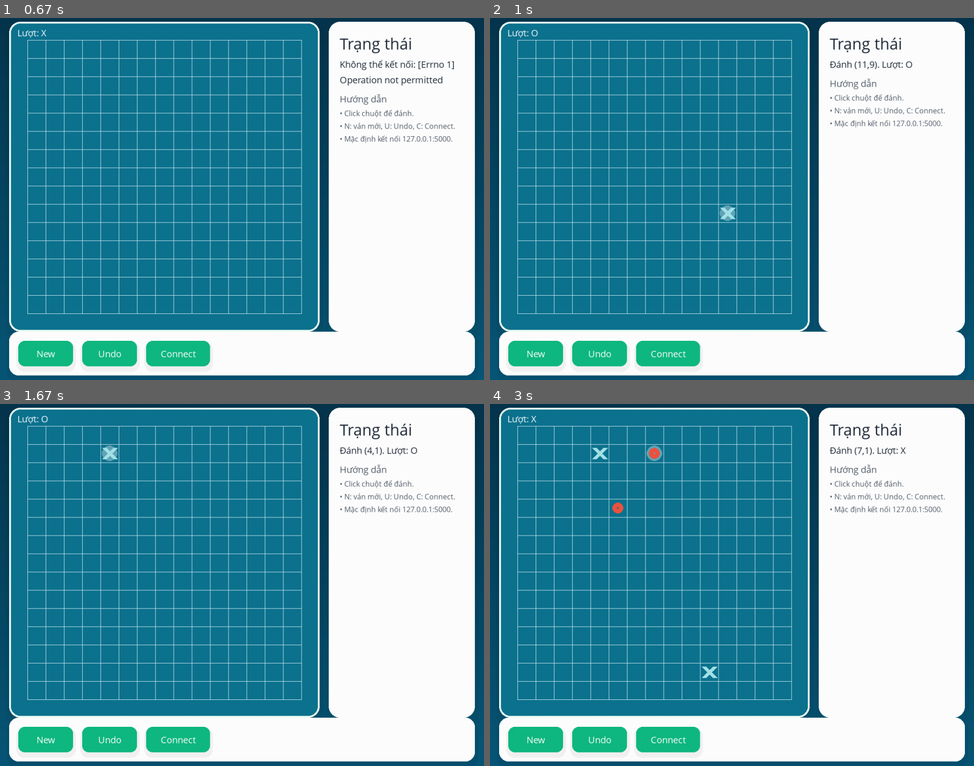
Above: before the commit, frames 1-4 (two rows, left to right).
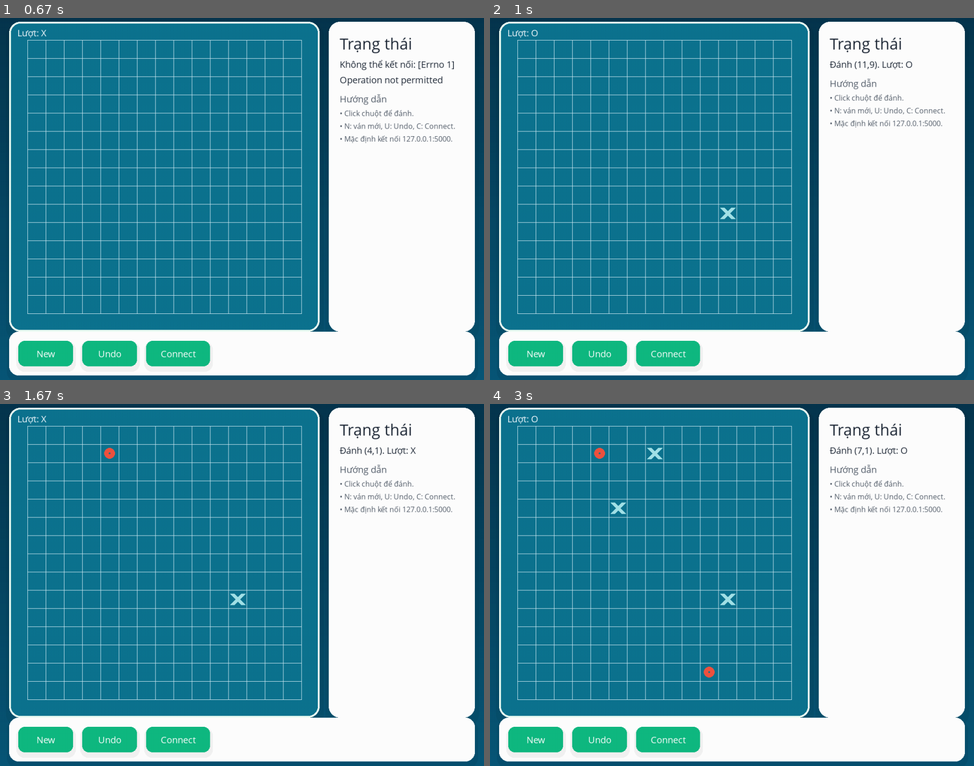
Above: after the commit, the same moments.

Repository: SilviaNguyen/CaroGame---Lap-Trinh-Mang-
Game: pygame game, started from client_pygame.py
The game is run twice, just before and just after one commit, with the same random seed, the same clock (stepped at 60 frames per second) and the same inputs.
Inputs (mouse positions are in pixels of both pictures, inside the frame that each line leads up to):
- Up to frame 1 (0.67 s): tap C at 0.33 s
- Up to frame 2 (1 s): click (736, 220) at 0.72 s
- Up to frame 3 (1.67 s): tap U at 1 s; click (116, 447) at 1.38 s
- Up to frame 4 (3 s): click (615, 508) at 1.72 s; click (707, 679) at 2.05 s; click (915, 718) at 2.38 s; click (654, 461) at 2.72 s

Frame 1 is identical in both runs. In frame 2, less than 0.1% of the frame differs, in the area x 47-51%, y 51-57%; in frame 3, 0.2%; in frame 4, 0.5%, in the area x 8-87%, y 3-76%.

Commit message:
update client/ux

Diff:
--- a/client_pygame.py
+++ b/client_pygame.py
@@ -1,8 +1,7 @@
-# -*- coding: utf-8 -*-
 import sys, os, socket, threading
-from dataclasses import dataclass
-from typing import Optional, Tuple, List
+from typing import Optional, Tuple
 import pygame
+from board import Board
 
 # ===================== Font helper (Unicode VN) =====================
 def _resolve_vn_font() -> Optional[str]:
@@ -21,157 +20,134 @@
         if os.path.exists(p): return p
     return None
 
-# ===================== Game logic (5-in-a-row) =====================
-@dataclass
-class Move:
-    x: int
-    y: int
-    player: str
-
-class Board:
-    def __init__(self, size: int = 15, win_len: int = 5):
-        if size < 3 or win_len < 3: raise ValueError("Invalid board parameters")
-        self.size=size; self.win_len=win_len
-        self.grid=[["" for _ in range(size)] for _ in range(size)]
-        self.turn="X"; self.moves: List[Move]=[]; self.winner: Optional[str]=None; self.win_line=None
-
-    def in_bounds(self,x,y): return 0<=x<self.size and 0<=y<self.size
-
-    def place(self,x,y):
-        if not self.in_bounds(x,y) or self.grid[y][x] or self.winner: return False
-        self.grid[y][x]=self.turn; self.moves.append(Move(x,y,self.turn))
-        win, line = self._check_win_with_line(x,y)
-        if win: self.winner=self.turn; self.win_line=line
-        else: self.turn="O" if self.turn=="X" else "X"
-        return True
-
-    def _line_dir(self,x,y,dx,dy):
-        me=self.grid[y][x]; pts=[(x,y)]
-        cx,cy=x+dx,y+dy
-        while 0<=cx<self.size and 0<=cy<self.size and self.grid[cy][cx]==me:
-            pts.append((cx,cy)); cx+=dx; cy+=dy
-        cx,cy=x-dx,y-dy
-        while 0<=cx<self.size and 0<=cy<self.size and self.grid[cy][cx]==me:
-            pts.insert(0,(cx,cy)); cx-=dx; cy-=dy
-        return pts
-
-    def _check_win_with_line(self,x,y):
-        for dx,dy in [(1,0),(0,1),(1,1),(1,-1)]:
-            pts=self._line_dir(x,y,dx,dy)
-            if len(pts)>=self.win_len: return True, pts[:self.win_len]
-        return False, None
-
-    def undo(self):
-        if not self.moves or self.winner: return False
-        last=self.moves.pop(); self.grid[last.y][last.x]=""; self.winner=None; self.win_line=None; self.turn=last.player; return True
-
-    def reset(self):
-        self.grid=[["" for _ in range(self.size)] for _ in range(self.size)]
-        self.turn="X"; self.moves.clear(); self.winner=None; self.win_line=None
-
-# ===================== Network (optional) =====================
+# ===================== Network (client TCP, dòng-kết-thúc bằng '\n') =====================
 class NetClient:
     def __init__(self):
-        self.sock=None; self.thread=None; self.on_message=None; self.alive=False
-    def connect(self,host,port):
-        self.close(); self.sock=socket.socket(socket.AF_INET,socket.SOCK_STREAM); self.sock.settimeout(5.0)
-        self.sock.connect((host,port)); self.alive=True
-        self.thread=threading.Thread(target=self._reader,daemon=True); self.thread.start()
+        self.sock: Optional[socket.socket] = None
+        self.thread: Optional[threading.Thread] = None
+        self.on_message = None
+        self.alive = False
+
+    def connect(self, host: str, port: int):
+        self.close()
+        self.sock = socket.socket(socket.AF_INET, socket.SOCK_STREAM)
+        self.sock.settimeout(5.0)
+        self.sock.connect((host, port))
+        self.alive = True
+        self.thread = threading.Thread(target=self._reader, daemon=True)
+        self.thread.start()
+
     def _reader(self):
-        buf=b""
+        buf = b""
         try:
             while self.alive and self.sock:
-                data=self.sock.recv(1024)
-                if not data: break
-                buf+=data
+                data = self.sock.recv(1024)
+                if not data:
+                    break
+                buf += data
                 while b"\n" in buf:
-                    line,buf=buf.split(b"\n",1)
+                    line, buf = buf.split(b"\n", 1)
                     if self.on_message:
-                        try: self.on_message(line.decode("utf-8","ignore").strip())
-                        except Exception: pass
-        except Exception: pass
+                        try:
+                            self.on_message(line.decode("utf-8", "ignore").strip())
+                        except Exception:
+                            pass
+        except Exception:
+            pass
         finally:
-            self.alive=False
+            self.alive = False
             if self.sock:
-                try: self.sock.close()
-                except Exception: pass
-            self.sock=None
-    def send_line(self,text):
-        if not self.sock: return
-        try: self.sock.sendall((text+"\n").encode("utf-8"))
-        except Exception: self.close()
+                try:
+                    self.sock.close()
+                except Exception:
+                    pass
+            self.sock = None
+
+    def send_line(self, text: str):
+        if not self.sock:
+            return
+        try:
+            self.sock.sendall((text + "\n").encode("utf-8"))
+        except Exception:
+            self.close()
+
     def close(self):
-        self.alive=False
+        self.alive = False
         if self.sock:
-            try: self.sock.close()
-            except Exception: pass
-        self.sock=None
-
-# ===================== Palette (màu + tương phản cao) =====================
+            try:
+                self.sock.close()
+            except Exception:
+                pass
+        self.sock = None
+
+# ===================== Palette (màu) =====================
 PAL = {
-    "BG_TOP": (6, 54, 78),        # nền teal midnight
-    "BG_BOTTOM": (10, 88, 120),   # nền teal đậm
-    "BOARD_CARD": (14, 116, 144), # khung khu chơi
-    "BOARD_EDGE": (236, 253, 245),# viền ngoài sáng
-    "GRID_LINE": (210, 236, 245), # lưới mảnh, đều nhau
-    "X": (163, 226, 233),         # X xanh ngọc
-    "O": (240, 83, 64),           # O đỏ cam
-    "TXT_LIGHT": (245, 251, 255), # chữ sáng (trên nền đậm)
-    "TXT_DARK": (31, 41, 55),     # chữ đậm (trên nền sáng)
+    "BG_TOP": (6, 54, 78),
+    "BG_BOTTOM": (10, 88, 120),
+    "BOARD_CARD": (14, 116, 144),
+    "BOARD_EDGE": (236, 253, 245),
+    "GRID_LINE": (210, 236, 245),
+    "X": (163, 226, 233),
+    "O": (240, 83, 64),
+    "TXT_LIGHT": (245, 251, 255),
+    "TXT_DARK": (31, 41, 55),
     "MUTED_DARK": (82, 92, 105),
-    "SIDEBAR_BG": (255,255,255),
+    "SIDEBAR_BG": (255, 255, 255),
     "BTN": (16, 185, 129),
     "BTN_HOVER": (5, 150, 105),
-    "BTN_TEXT": (255,255,255),
-    "LAST_GLOW": (255,255,255,90),
+    "BTN_TEXT": (255, 255, 255),
+    "LAST_GLOW": (255, 255, 255, 90),
     "WIN": (34, 197, 94),
-    "SHADOW": (0,0,0,110),
+    "SHADOW": (0, 0, 0, 110),
 }
 
 # ===================== Helpers vẽ =====================
-def lerp(a,b,t): return a+(b-a)*t
+def lerp(a,b,t): return a + (b-a)*t
 
 def gradient_rect(surf, rect, c1, c2):
     x,y,w,h = rect
     for i in range(h):
-        t=i/max(1,h-1)
-        c=(int(lerp(c1[0],c2[0],t)), int(lerp(c1[1],c2[1],t)), int(lerp(c1[2],c2[2],t)))
-        pygame.draw.line(surf, c, (x,y+i),(x+w,y+i))
+        t = i / max(1, h-1)
+        c = (int(lerp(c1[0],c2[0],t)), int(lerp(c1[1],c2[1],t)), int(lerp(c1[2],c2[2],t)))
+        pygame.draw.line(surf, c, (x, y+i), (x+w, y+i))
 
 def soft_card(surf, rect, radius=22, color=(255,255,255), shadow_rgba=(0,0,0,110), offset=(0,8), blur=16):
-    sx,sy=offset
-    sh=pygame.Surface((rect.w+blur*2, rect.h+blur*2), pygame.SRCALPHA)
+    sx,sy = offset
+    sh = pygame.Surface((rect.w+blur*2, rect.h+blur*2), pygame.SRCALPHA)
     for i in range(blur,0,-2):
-        alpha=int(shadow_rgba[3]*(i/blur))
+        alpha = int(shadow_rgba[3] * (i/blur))
         pygame.draw.rect(sh, (*shadow_rgba[:3], alpha),
                          pygame.Rect(i,i,rect.w+blur-i,rect.h+blur-i), border_radius=radius+3)
     surf.blit(sh,(rect.x-blur//2+sx, rect.y-blur//2+sy))
     pygame.draw.rect(surf, color, rect, border_radius=radius)
 
-def render_text_wrapped(surf,text,font,color,rect,line_spacing=6):
-    words=text.replace("\n"," \n ").split(" ")
-    x,y=rect.x,rect.y; maxw=rect.w; used=0; line=""
+def render_text_wrapped(surf, text, font, color, rect, line_spacing=6):
+    words = text.replace("\n", " \n ").split(" ")
+    x,y = rect.x, rect.y; maxw=rect.w; used=0; line=""
     for w in words:
-        if w=="\n":
+        if w == "\n":
             if line:
-                img=font.render(line,True,color); surf.blit(img,(x,y))
-                y+=img.get_height()+line_spacing; used+=img.get_height()+line_spacing; line=""
+                img = font.render(line, True, color); surf.blit(img,(x,y))
+                y += img.get_height()+line_spacing; used += img.get_height()+line_spacing; line=""
             else:
-                y+=font.get_height()+line_spacing; used+=font.get_height()+line_spacing
+                y += font.get_height()+line_spacing; used += font.get_height()+line_spacing
             continue
-        test=(line+" "+w).strip()
-        tw,_=font.size(test)
-        if tw<=maxw: line=test
+        test = (line + " " + w).strip()
+        tw,_ = font.size(test)
+        if tw <= maxw:
+            line = test
         else:
-            img=font.render(line,True,color); surf.blit(img,(x,y))
-            y+=img.get_height()+line_spacing; used+=img.get_height()+line_spacing; line=w
+            img = font.render(line, True, color); surf.blit(img,(x,y))
+            y += img.get_height()+line_spacing; used += img.get_height()+line_spacing; line=w
     if line:
-        img=font.render(line,True,color); surf.blit(img,(x,y)); used+=img.get_height()
+        img = font.render(line, True, color); surf.blit(img,(x,y)); used += img.get_height()
     return used
 
 class Button:
-    def __init__(self, rect, text): self.rect=rect; self.text=text; self.hover=0.0
-    def update(self, mouse): self.hover = lerp(self.hover, 1.0 if self.rect.collidepoint(mouse) else 0.0, 0.25)
+    def __init__(self, rect, text):
+        self.rect=rect; self.text=text; self.hover=0.0
+    def update(self, mouse):
+        self.hover = lerp(self.hover, 1.0 if self.rect.collidepoint(mouse) else 0.0, 0.25)
     def draw(self, surf, font):
         color = PAL["BTN_HOVER"] if self.hover>0.5 else PAL["BTN"]
         soft_card(surf, self.rect, 14, color, (0,0,0,80), (0,6), 12)
@@ -195,23 +171,25 @@
         self.screen = pygame.display.set_mode((width, height))
         pygame.display.set_caption("Caro LAN Client")
 
-        fp=_resolve_vn_font()
+        fp = _resolve_vn_font()
         if fp:
-            self.font = pygame.font.Font(fp, 20)
-            self.small= pygame.font.Font(fp, 16)
-            self.big  = pygame.font.Font(fp, 34)
+            self.font  = pygame.font.Font(fp, 20)
+            self.small = pygame.font.Font(fp, 16)
+            self.big   = pygame.font.Font(fp, 34)
         else:
-            self.font=pygame.font.SysFont(None,20); self.small=pygame.font.SysFont(None,16); self.big=pygame.font.SysFont(None,34)
+            self.font  = pygame.font.SysFont(None, 20)
+            self.small = pygame.font.SysFont(None, 16)
+            self.big   = pygame.font.SysFont(None, 34)
 
         tb_y = 20 + board_h + (self.toolbar_h-56)//2
-        self.buttons=[
+        self.buttons = [
             Button(pygame.Rect(self.margin, tb_y, 120, 56), "New"),
             Button(pygame.Rect(self.margin+140, tb_y, 120, 56), "Undo"),
             Button(pygame.Rect(self.margin+280, tb_y, 140, 56), "Connect"),
         ]
 
         self.status="Sẵn sàng (Local 2 người)."
-        self.net=NetClient(); self.net.on_message=self.on_message; self.remote_enabled=False
+        self.net = NetClient(); self.net.on_message = self.on_message; self.remote_enabled=False
 
         self.board_card = pygame.Rect(20, 20, board_w, board_h)
         self.sidebar    = pygame.Rect(40 + board_w, 20, self.sidebar_w, board_h)
@@ -219,18 +197,26 @@
 
     # --------- Network callback ----------
     def on_message(self, line: str):
-        parts=line.split();
+        parts = line.split()
         if not parts: return
-        cmd=parts[0].upper()
+        cmd = parts[0].upper()
         if cmd=="MOVE" and len(parts)>=3:
             try:
                 x=int(parts[1]); y=int(parts[2])
-                self.board.place(x,y); self.status=f"Đối thủ đi ({x},{y}). Lượt: {self.board.turn}"
-            except Exception: pass
+                # Board.place của bạn yêu cầu symbol -> dùng lượt hiện tại
+                self.board.place(x, y, self.board.turn)
+                self.status=f"Đối thủ đi ({x},{y}). Lượt: {self.board.turn}"
+            except Exception:
+                pass
         elif cmd=="RESET":
             self.board.reset(); self.status="Bàn cờ đã reset từ xa."
         elif cmd=="UNDO":
-            self.board.undo(); self.status="Đối thủ vừa Undo."
+            # Nếu board.py không hỗ trợ undo, lệnh này sẽ không làm gì
+            try:
+                self.board.undo()
+                self.status="Đối thủ vừa Undo."
+            except Exception:
+                self.status="Đối thủ yêu cầu Undo (board không hỗ trợ)."
         elif cmd in ("HELLO","WELCOME"):
             self.status="Server: "+" ".join(parts[1:])
 
@@ -239,14 +225,12 @@
         gradient_rect(self.screen, self.screen.get_rect(), PAL["BG_TOP"], PAL["BG_BOTTOM"])
 
     def draw_board(self):
-        # card board (teal sáng) + chỉ VIỀN NGOÀI màu trắng
         soft_card(self.screen, self.board_card, 24, PAL["BOARD_CARD"], PAL["SHADOW"], (0,10), 18)
         pygame.draw.rect(self.screen, PAL["BOARD_EDGE"], self.board_card, 4, border_radius=24)
 
         ox = self.board_card.x + self.margin
         oy = self.board_card.y + self.margin
 
-        # === LƯỚI MẢNH, ĐỀU NHAU (không vạch đậm 9-ô) ===
         for i in range(self.board.size+1):
             x = ox + i*self.cell
             pygame.draw.line(self.screen, PAL["GRID_LINE"], (x, oy), (x, oy + self.board.size*self.cell), 1)
@@ -254,40 +238,43 @@
             y = oy + j*self.cell
             pygame.draw.line(self.screen, PAL["GRID_LINE"], (ox, y), (ox + self.board.size*self.cell, y), 1)
 
-        # last move glow
-        if self.board.moves:
-            m=self.board.moves[-1]
-            cx=ox + m.x*self.cell + self.cell//2
-            cy=oy + m.y*self.cell + self.cell//2
-            g=pygame.Surface((self.cell,self.cell), pygame.SRCALPHA)
+        # last move glow (chỉ khi có lịch sử dạng list)
+        last_move = None
+        if hasattr(self.board, "moves"):
+            mv = self.board.moves
+            if isinstance(mv, list) and len(mv) > 0 and hasattr(mv[-1], "x") and hasattr(mv[-1], "y"):
+                last_move = mv[-1]
+        if last_move is not None:
+            cx = ox + last_move.x*self.cell + self.cell//2
+            cy = oy + last_move.y*self.cell + self.cell//2
+            g = pygame.Surface((self.cell,self.cell), pygame.SRCALPHA)
             pygame.draw.circle(g, PAL["LAST_GLOW"], (self.cell//2,self.cell//2), self.cell//2-3)
             self.screen.blit(g, (cx-self.cell//2, cy-self.cell//2))
 
-        # stones (dày, dễ nhìn)
+        # stones
         for y in range(self.board.size):
             for x in range(self.board.size):
-                v=self.board.grid[y][x]
+                v = self.board.grid[y][x]
                 if not v: continue
-                cx=ox + x*self.cell + self.cell//2
-                cy=oy + y*self.cell + self.cell//2
+                cx = ox + x*self.cell + self.cell//2
+                cy = oy + y*self.cell + self.cell//2
                 if v=="X":
-                    d=self.cell//2 - 8
+                    d = self.cell//2 - 8
                     pygame.draw.line(self.screen, PAL["X"], (cx-d,cy-d),(cx+d,cy+d), 10)
                     pygame.draw.line(self.screen, PAL["X"], (cx-d,cy+d),(cx+d,cy-d), 10)
                 else:
-                    r=self.cell//2 - 8
+                    r = self.cell//2 - 8
                     pygame.draw.circle(self.screen, PAL["O"], (cx,cy), r, 10)
 
         # winner line
-        if self.board.winner and self.board.win_line:
-            (x0,y0)=self.board.win_line[0]; (x1,y1)=self.board.win_line[-1]
-            start=(ox + x0*self.cell + self.cell//2, oy + y0*self.cell + self.cell//2)
-            end  =(ox + x1*self.cell + self.cell//2, oy + y1*self.cell + self.cell//2)
+        if getattr(self.board, "winner", None) and getattr(self.board, "win_line", None):
+            (x0,y0) = self.board.win_line[0]; (x1,y1) = self.board.win_line[-1]
+            start = (ox + x0*self.cell + self.cell//2, oy + y0*self.cell + self.cell//2)
+            end   = (ox + x1*self.cell + self.cell//2, oy + y1*self.cell + self.cell//2)
             for w in (18,14,10):
                 pygame.draw.line(self.screen, PAL["WIN"], start, end, w)
 
-        # header: chữ sáng rõ
-        head=self.font.render(f"Lượt: {self.board.turn}", True, PAL["TXT_LIGHT"])
+        head = self.font.render(f"Lượt: {self.board.turn}", True, PAL["TXT_LIGHT"])
         self.screen.blit(head, (self.board_card.x+18, self.board_card.y+10))
 
     def draw_sidebar(self):
@@ -305,65 +292,89 @@
 
     def draw_toolbar(self, mouse_pos):
         soft_card(self.screen, self.toolbar, 20, PAL["SIDEBAR_BG"], PAL["SHADOW"], (0,8), 14)
-        for b in self.buttons: b.update(mouse_pos); b.draw(self.screen, self.font)
-        if self.board.winner:
+        for b in self.buttons:
+            b.update(mouse_pos); b.draw(self.screen, self.font)
+        if getattr(self.board, "winner", None):
             msg=f"{self.board.winner} thắng! Chọn New để chơi lại."
             rect=pygame.Rect(self.buttons[-1].rect.right+20, self.toolbar.y+18,
                              self.toolbar.right-(self.buttons[-1].rect.right+36), 70)
             render_text_wrapped(self.screen, msg, self.big, PAL["TXT_DARK"], rect)
 
     def draw_all(self):
-        self.draw_bg(); self.draw_board(); self.draw_sidebar(); self.draw_toolbar(pygame.mouse.get_pos()); pygame.display.flip()
+        self.draw_bg()
+        self.draw_board()
+        self.draw_sidebar()
+        self.draw_toolbar(pygame.mouse.get_pos())
+        pygame.display.flip()
 
     # --------- Event helpers ----------
-    def grid_at(self, pos)->Optional[Tuple[int,int]]:
+    def grid_at(self, pos) -> Optional[Tuple[int,int]]:
         ox = self.board_card.x + self.margin
         oy = self.board_card.y + self.margin
         area = pygame.Rect(ox, oy, self.board.size*self.cell, self.board.size*self.cell)
         if not area.collidepoint(pos): return None
         gx=(pos[0]-ox)//self.cell; gy=(pos[1]-oy)//self.cell
-        if 0<=gx<self.board.size and 0<=gy<self.board.size: return (int(gx),int(gy))
+        if 0<=gx<self.board.size and 0<=gy<self.board.size: return (int(gx), int(gy))
         return None
 
     def on_click(self, pos):
         for b in self.buttons:
             if b.rect.collidepoint(pos):
-                if b.text=="New": self.board.reset(); self._send("RESET"); self.status="Bắt đầu ván mới."
+                if b.text=="New":
+                    self.board.reset(); self._send("RESET"); self.status="Bắt đầu ván mới."
                 elif b.text=="Undo":
-                    if self.board.undo(): self._send("UNDO"); self.status="Đã Undo."
-                elif b.text=="Connect": self.try_connect_dialog()
+                    try:
+                        if self.board.undo(): self._send("UNDO"); self.status="Đã Undo."
+                    except Exception:
+                        self.status="Yêu cầu Undo (board không hỗ trợ)."
+                elif b.text=="Connect":
+                    self.try_connect_dialog()
                 return
-        g=self.grid_at(pos)
-        if g and self.board.place(*g):
-            self.status=f"Đánh ({g[0]},{g[1]}). Lượt: {self.board.turn}"
-            self._send(f"MOVE {g[0]} {g[1]}")
-
-    def _send(self, text):
-        if self.remote_enabled: self.net.send_line(text)
+        g = self.grid_at(pos)
+        if g:
+            # Board.place của bạn cần symbol:
+            if self.board.place(g[0], g[1], self.board.turn):
+                self.status=f"Đánh ({g[0]},{g[1]}). Lượt: {self.board.turn}"
+                self._send(f"MOVE {g[0]} {g[1]}")
+
+    def _send(self, text: str):
+        if self.remote_enabled:
+            self.net.send_line(text)
 
     def try_connect_dialog(self):
         host="127.0.0.1"; port=5000
         try:
-            self.net.connect(host,port); self.remote_enabled=True; self.status=f"Đã kết nối {host}:{port}"; self._send("HELLO client")
+            self.net.connect(host, port)
+            self.remote_enabled=True
+            self.status=f"Đã kết nối {host}:{port}"
+            self._send("HELLO client")
         except Exception as e:
-            self.remote_enabled=False; self.status=f"Không thể kết nối: {e}"
+            self.remote_enabled=False
+            self.status=f"Không thể kết nối: {e}"
 
     # --------- Run loop ----------
     def run(self):
-        clock=pygame.time.Clock()
+        clock = pygame.time.Clock()
         while True:
             for ev in pygame.event.get():
-                if ev.type==pygame.QUIT:
+                if ev.type == pygame.QUIT:
                     self.net.close(); pygame.quit(); sys.exit(0)
-                elif ev.type==pygame.MOUSEBUTTONDOWN and ev.button==1:
+                elif ev.type == pygame.MOUSEBUTTONDOWN and ev.button == 1:
                     self.on_click(ev.pos)
-                elif ev.type==pygame.KEYDOWN:
-                    if ev.key==pygame.K_n: self.board.reset(); self._send("RESET")
-                    elif ev.key==pygame.K_u:
-                        if self.board.undo(): self._send("UNDO")
-                    elif ev.key==pygame.K_c: self.try_connect_dialog()
-            self.draw_all(); clock.tick(60)
+                elif ev.type == pygame.KEYDOWN:
+                    if ev.key == pygame.K_n:
+                        self.board.reset(); self._send("RESET")
+                    elif ev.key == pygame.K_u:
+                        try:
+                            if self.board.undo(): self._send("UNDO")
+                        except Exception:
+                            pass
+                    elif ev.key == pygame.K_c:
+                        self.try_connect_dialog()
+            self.draw_all()
+            clock.tick(60)
 
 if __name__ == "__main__":
+    print("RUNNING:", __file__)
     app = CaroApp(size=15, win_len=5)
     app.run()
